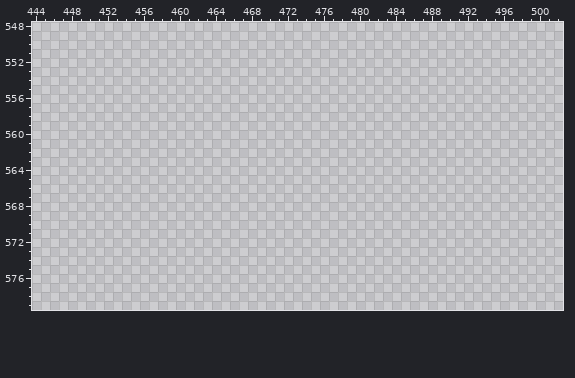
File history of a pixel-art file, TheDreams/Assets/MapsData/Base#1/House#1/House#1.aseprite. Above, as it was before the edit.
640x640 pixels, 1 frame. Colours within 5 levels of each other are drawn and written as one. Shown: x 444..502, y 548..579.
After the commit:
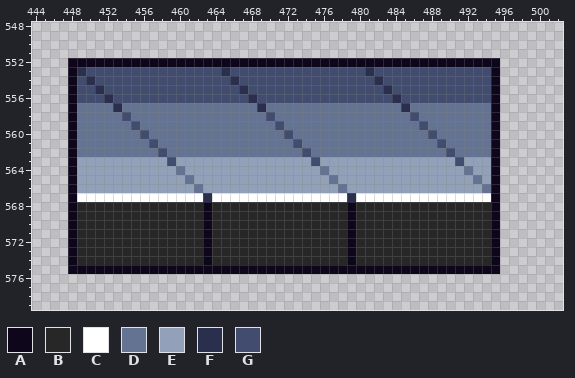
Palette (. is transparent): A #0e071b  B #272727  C #ffffff  D #657392  E #92a1b9  F #2a2f4e  G #424c6e
What changed:
Layer "Group 2/trash":
Colour A is added in row 552 at x 448 to 495; in rows 553 to 567 at x 448 and 495; in rows 568 to 574 at x 448, 463, 479 and 495; in row 575 at x 448 to 495.
Colour B is added in rows 568 to 574 at x 449 to 462, 464 to 478 and 480 to 494.
Colour C is added in row 567 at x 449 to 462, 464 to 478 and 480 to 494.
Colour D is added in row 557 at x 449 to 452, 454 to 468, 470 to 484 and 486 to 494; in row 558 at x 449 to 453, 455 to 469, 471 to 485 and 487 to 494; in row 559 at x 449 to 454, 456 to 470, 472 to 486 and 488 to 494; in row 560 at x 449 to 455, 457 to 471, 473 to 487 and 489 to 494; in row 561 at x 449 to 456, 458 to 472, 474 to 488 and 490 to 494; in row 562 at x 449 to 457, 459 to 473, 475 to 489 and 491 to 494.
Colour D is added in row 564 at x 460, 476 and 492; in row 565 at x 461, 477 and 493; in row 566 at x 462, 478 and 494.
Colour E is added in row 563 at x 449 to 458, 460 to 474, 476 to 490 and 492 to 494; in row 564 at x 449 to 459, 461 to 475, 477 to 491 and 493 to 494; in row 565 at x 449 to 460, 462 to 476, 478 to 492 and 494; in row 566 at x 449 to 461, 463 to 477 and 479 to 493.
Colour F is added in row 553 at x 449, 465 and 481; in row 554 at x 450, 466 and 482; in row 555 at x 451, 467 and 483; in row 556 at x 452, 468 and 484; in row 557 at x 453, 469 and 485; in row 567 at x 463 and 479.
Colour G is added in row 553 at x 450 to 464, 466 to 480 and 482 to 494; in row 554 at x 449, 451 to 465, 467 to 481 and 483 to 494; in row 555 at x 449 to 450, 452 to 466, 468 to 482 and 484 to 494; in row 556 at x 449 to 451, 453 to 467, 469 to 483 and 485 to 494; in row 558 at x 454, 470 and 486; in row 559 at x 455, 471 and 487.
Colour G is added in row 560 at x 456, 472 and 488; in row 561 at x 457, 473 and 489; in row 562 at x 458, 474 and 490; in row 563 at x 459, 475 and 491.
Boxes around the changes in both pictures, in picture pixels (x1, y1, x2, y2):
added: (68, 58, 500, 274)
